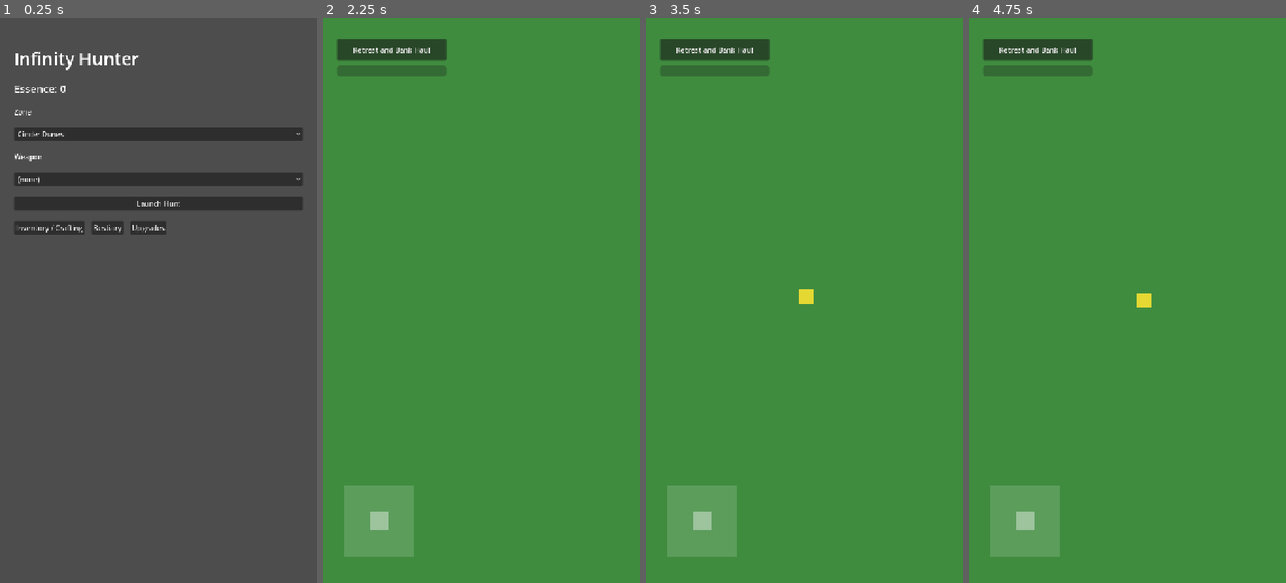
Above: before the commit, frames 1-4 (left to right).
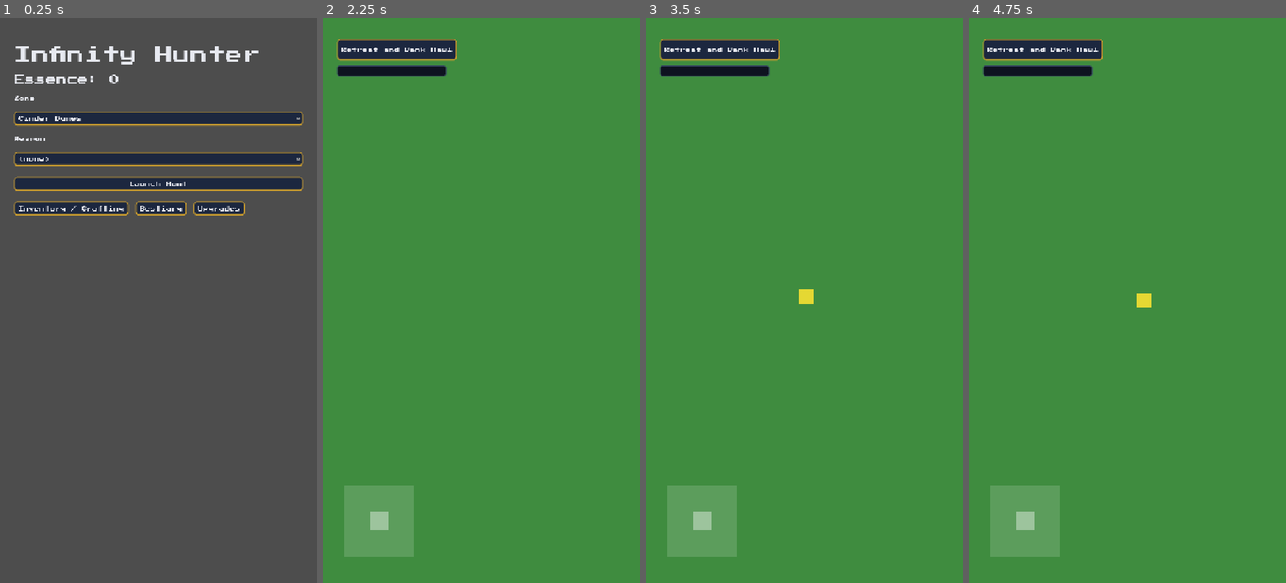
Above: after the commit, the same moments.

Repository: taigamura/infinity-hunter
Game: Godot game, scene res://src/ui/launch/launch_screen.tscn
Same seed, same stepped clock (60 frames per second), same inputs: the game is played once before the commit and once after it.
Inputs (mouse positions are in pixels of both pictures, inside the frame that each line leads up to):
- Up to frame 1 (0.25 s): no input
- Up to frame 2 (2.25 s): click "Launch Hunt" at 0.5 s; click "Retreat and Bank Haul" at 1.25 s; click "Launch Hunt" at 2 s
- Up to frame 3 (3.5 s): drag from (703, 520) to (836, 176) at 2.77 s
- Up to frame 4 (4.75 s): drag from (1064, 328) to (1111, 413) at 3.52 s; tap Enter at 4.25 s; move the mouse to (1159, 176) at 4.27 s; hold Right (ui_right) from 4.28 s (still down)

The runs differ from the first frame. In frame 1, 12% of the frame differs, in the area x 4-96%, y 5-39%; in frame 2, 2.1%; in frame 3, 2.1%; in frame 4, 2.1%.

Commit message:
Theme foundation: vendor OFL fonts, project pixel Theme, scene-smoke + screenshot harness (#28)
Vendors Press Start 2P (headers/buttons) and VT323 (body text), builds a
project-wide pixel Theme (navy panels, gold accent, beveled buttons,
bordered ProgressBar) set as gui/theme/custom, and adds
tests/unit/test_scenes_smoke.gd instantiating every screen to assert the
theme/fonts are inherited. scripts/screenshot.sh + scripts/_screenshot_runner.gd
render each screen to PNG under xvfb-run (gl_compatibility) for out-of-band
visual review; not part of the test gate.

Diff:
--- /dev/null
+++ b/assets/theme/_gen/build_theme.gd
@@ -0,0 +1,148 @@
+# Builds assets/theme/pixel_theme.tres — the project-wide pixel-art Theme
+# (issue #28). Constructed in code (rather than hand-writing the .tres text
+# format) so the StyleBox/font wiring is easy to review and regenerate; run
+# once via:
+#   godot --headless --path . --script res://assets/theme/_gen/build_theme.gd
+# Mirrors the assets/weapons/_gen/ convention: a small generator kept next to
+# its output for reproducibility.
+extends SceneTree
+
+const PRESS_START := "res://assets/fonts/press_start_2p/PressStart2P-Regular.woff2"
+const VT323 := "res://assets/fonts/vt323/VT323-Regular.woff2"
+const OUT_PATH := "res://assets/theme/pixel_theme.tres"
+
+# Dark-navy panel palette, gold #f5c542 primary accent.
+const COLOR_BG_NAVY := Color("#0e1220")
+const COLOR_PANEL := Color("#121a2c")
+const COLOR_PANEL_BORDER := Color("#33415e")
+const COLOR_GOLD := Color("#f5c542")
+const COLOR_GOLD_DIM := Color("#c79a2e")
+const COLOR_TEXT := Color("#e7e9f0")
+const COLOR_TEXT_DIM := Color("#9aa3b8")
+const COLOR_BUTTON_NORMAL := Color("#1c273f")
+const COLOR_BUTTON_HOVER := Color("#26355a")
+const COLOR_BUTTON_PRESSED := Color("#0f1626")
+const COLOR_BUTTON_DISABLED := Color("#161d2e")
+
+func _initialize() -> void:
+	var theme := Theme.new()
+
+	var press_font: FontFile = load(PRESS_START)
+	var vt_font: FontFile = load(VT323)
+	if press_font == null or vt_font == null:
+		push_error("build_theme: failed to load vendored fonts")
+		quit(1)
+		return
+
+	# Default: Press Start 2P everywhere (headers/labels/buttons). VT323 is
+	# applied to RichTextLabel, which is the one control this UI uses for
+	# larger blocks of descriptive text.
+	theme.default_font = press_font
+	theme.default_font_size = 12
+
+	theme.set_font("font", "Label", press_font)
+	theme.set_font_size("font_size", "Label", 12)
+	theme.set_color("font_color", "Label", COLOR_TEXT)
+
+	theme.set_font("font", "Button", press_font)
+	theme.set_font_size("font_size", "Button", 12)
+	theme.set_color("font_color", "Button", COLOR_TEXT)
+	theme.set_color("font_hover_color", "Button", COLOR_GOLD)
+	theme.set_color("font_pressed_color", "Button", COLOR_GOLD)
+	theme.set_color("font_disabled_color", "Button", COLOR_TEXT_DIM)
+
+	theme.set_font("font", "RichTextLabel", vt_font)
+	theme.set_font_size("normal_font_size", "RichTextLabel", 18)
+	theme.set_color("default_color", "RichTextLabel", COLOR_TEXT)
+
+	theme.set_font("font", "OptionButton", press_font)
+	theme.set_font_size("font_size", "OptionButton", 12)
+	theme.set_color("font_color", "OptionButton", COLOR_TEXT)
+
+	theme.set_font("font", "LineEdit", vt_font)
+	theme.set_font_size("font_size", "LineEdit", 18)
+	theme.set_color("font_color", "LineEdit", COLOR_TEXT)
+
+	# --- Panel: navy fill, lighter border, rounded corners. ---
+	var panel_box := StyleBoxFlat.new()
+	panel_box.bg_color = COLOR_PANEL
+	panel_box.border_color = COLOR_PANEL_BORDER
+	panel_box.set_border_width_all(2)
+	panel_box.set_corner_radius_all(10)
+	panel_box.set_content_margin_all(10)
+	theme.set_stylebox("panel", "Panel", panel_box)
+
+	var panel_container_box := panel_box.duplicate()
+	theme.set_stylebox("panel", "PanelContainer", panel_container_box)
+
+	# --- Button: beveled look via normal/hover/pressed/disabled StyleBoxFlats. ---
+	var btn_normal := StyleBoxFlat.new()
+	btn_normal.bg_color = COLOR_BUTTON_NORMAL
+	btn_normal.border_color = COLOR_GOLD_DIM
+	btn_normal.set_border_width_all(2)
+	btn_normal.border_width_bottom = 4 # beveled: thicker bottom edge reads as depth
+	btn_normal.set_corner_radius_all(6)
+	btn_normal.set_content_margin_all(10)
+
+	var btn_hover := btn_normal.duplicate()
+	btn_hover.bg_color = COLOR_BUTTON_HOVER
+	btn_hover.border_color = COLOR_GOLD
+
+	var btn_pressed := btn_normal.duplicate()
+	btn_pressed.bg_color = COLOR_BUTTON_PRESSED
+	btn_pressed.border_width_bottom = 2
+	btn_pressed.border_width_top = 4 # pressed: bevel flips (looks "pushed in")
+
+	var btn_disabled := btn_normal.duplicate()
+	btn_disabled.bg_color = COLOR_BUTTON_DISABLED
+	btn_disabled.border_color = COLOR_PANEL_BORDER
+
+	var btn_focus := btn_normal.duplicate()
+	btn_focus.border_color = COLOR_GOLD
+	btn_focus.draw_center = false
+
+	theme.set_stylebox("normal", "Button", btn_normal)
+	theme.set_stylebox("hover", "Button", btn_hover)
+	theme.set_stylebox("pressed", "Button", btn_pressed)
+	theme.set_stylebox("disabled", "Button", btn_disabled)
+	theme.set_stylebox("focus", "Button", btn_focus)
+
+	# OptionButton reuses the same beveled family.
+	theme.set_stylebox("normal", "OptionButton", btn_normal)
+	theme.set_stylebox("hover", "OptionButton", btn_hover)
+	theme.set_stylebox("pressed", "OptionButton", btn_pressed)
+	theme.set_stylebox("disabled", "OptionButton", btn_disabled)
+	theme.set_stylebox("focus", "OptionButton", btn_focus)
+
+	# --- ProgressBar: bordered fill + background. ---
+	var progress_bg := StyleBoxFlat.new()
+	progress_bg.bg_color = COLOR_BG_NAVY
+	progress_bg.border_color = COLOR_PANEL_BORDER
+	progress_bg.set_border_width_all(2)
+	progress_bg.set_corner_radius_all(4)
+
+	var progress_fill := StyleBoxFlat.new()
+	progress_fill.bg_color = COLOR_GOLD
+	progress_fill.border_color = COLOR_GOLD_DIM
+	progress_fill.set_border_width_all(2)
+	progress_fill.set_corner_radius_all(4)
+
+	theme.set_stylebox("background", "ProgressBar", progress_bg)
+	theme.set_stylebox("fill", "ProgressBar", progress_fill)
+	theme.set_font("font", "ProgressBar", press_font)
+	theme.set_font_size("font_size", "ProgressBar", 10)
+	theme.set_color("font_color", "ProgressBar", COLOR_TEXT)
+
+	# --- PanelContainer/Control background convenience for full-screen roots. ---
+	var root_box := StyleBoxFlat.new()
+	root_box.bg_color = COLOR_BG_NAVY
+	theme.set_stylebox("panel", "root_background", root_box)
+
+	var err := ResourceSaver.save(theme, OUT_PATH)
+	if err != OK:
+		push_error("build_theme: failed to save theme, error %d" % err)
+		quit(1)
+		return
+
+	print("build_theme: wrote %s" % OUT_PATH)
+	quit(0)
--- /dev/null
+++ b/assets/theme/pixel_theme.tres
@@ -0,0 +1,184 @@
+[gd_resource type="Theme" format=3]
+
+[ext_resource type="FontFile" path="res://assets/fonts/press_start_2p/PressStart2P-Regular.woff2" id="1_8tstd"]
+[ext_resource type="FontFile" path="res://assets/fonts/vt323/VT323-Regular.woff2" id="2_83ckq"]
+
+[sub_resource type="StyleBoxFlat" id="StyleBoxFlat_1lcdb"]
+content_margin_left = 10.0
+content_margin_top = 10.0
+content_margin_right = 10.0
+content_margin_bottom = 10.0
+bg_color = Color(0.08627451, 0.11372549, 0.18039216, 1)
+border_width_left = 2
+border_width_top = 2
+border_width_right = 2
+border_width_bottom = 4
+border_color = Color(0.2, 0.25490198, 0.36862746, 1)
+corner_radius_top_left = 6
+corner_radius_top_right = 6
+corner_radius_bottom_right = 6
+corner_radius_bottom_left = 6
+
+[sub_resource type="StyleBoxFlat" id="StyleBoxFlat_eytb6"]
+content_margin_left = 10.0
+content_margin_top = 10.0
+content_margin_right = 10.0
+content_margin_bottom = 10.0
+bg_color = Color(0.10980392, 0.15294118, 0.24705882, 1)
+draw_center = false
+border_width_left = 2
+border_width_top = 2
+border_width_right = 2
+border_width_bottom = 4
+border_color = Color(0.9607843, 0.77254903, 0.25882354, 1)
+corner_radius_top_left = 6
+corner_radius_top_right = 6
+corner_radius_bottom_right = 6
+corner_radius_bottom_left = 6
+
+[sub_resource type="StyleBoxFlat" id="StyleBoxFlat_d3v4g"]
+content_margin_left = 10.0
+content_margin_top = 10.0
+content_margin_right = 10.0
+content_margin_bottom = 10.0
+bg_color = Color(0.14901961, 0.20784314, 0.3529412, 1)
+border_width_left = 2
+border_width_top = 2
+border_width_right = 2
+border_width_bottom = 4
+border_color = Color(0.9607843, 0.77254903, 0.25882354, 1)
+corner_radius_top_left = 6
+corner_radius_top_right = 6
+corner_radius_bottom_right = 6
+corner_radius_bottom_left = 6
+
+[sub_resource type="StyleBoxFlat" id="StyleBoxFlat_vhj4d"]
+content_margin_left = 10.0
+content_margin_top = 10.0
+content_margin_right = 10.0
+content_margin_bottom = 10.0
+bg_color = Color(0.10980392, 0.15294118, 0.24705882, 1)
+border_width_left = 2
+border_width_top = 2
+border_width_right = 2
+border_width_bottom = 4
+border_color = Color(0.78039217, 0.6039216, 0.18039216, 1)
+corner_radius_top_left = 6
+corner_radius_top_right = 6
+corner_radius_bottom_right = 6
+corner_radius_bottom_left = 6
+
+[sub_resource type="StyleBoxFlat" id="StyleBoxFlat_pl31l"]
+content_margin_left = 10.0
+content_margin_top = 10.0
+content_margin_right = 10.0
+content_margin_bottom = 10.0
+bg_color = Color(0.05882353, 0.08627451, 0.14901961, 1)
+border_width_left = 2
+border_width_top = 4
+border_width_right = 2
+border_width_bottom = 2
+border_color = Color(0.78039217, 0.6039216, 0.18039216, 1)
+corner_radius_top_left = 6
+corner_radius_top_right = 6
+corner_radius_bottom_right = 6
+corner_radius_bottom_left = 6
+
+[sub_resource type="StyleBoxFlat" id="StyleBoxFlat_jw3j0"]
+content_margin_left = 10.0
+content_margin_top = 10.0
+content_margin_right = 10.0
+content_margin_bottom = 10.0
+bg_color = Color(0.07058824, 0.101960786, 0.17254902, 1)
+border_width_left = 2
+border_width_top = 2
+border_width_right = 2
+border_width_bottom = 2
+border_color = Color(0.2, 0.25490198, 0.36862746, 1)
+corner_radius_top_left = 10
+corner_radius_top_right = 10
+corner_radius_bottom_right = 10
+corner_radius_bottom_left = 10
+
+[sub_resource type="StyleBoxFlat" id="StyleBoxFlat_ufrp0"]
+content_margin_left = 10.0
+content_margin_top = 10.0
+content_margin_right = 10.0
+content_margin_bottom = 10.0
+bg_color = Color(0.07058824, 0.101960786, 0.17254902, 1)
+border_width_left = 2
+border_width_top = 2
+border_width_right = 2
+border_width_bottom = 2
+border_color = Color(0.2, 0.25490198, 0.36862746, 1)
+corner_radius_top_left = 10
+corner_radius_top_right = 10
+corner_radius_bottom_right = 10
+corner_radius_bottom_left = 10
+
+[sub_resource type="StyleBoxFlat" id="StyleBoxFlat_swxv0"]
+bg_color = Color(0.05490196, 0.07058824, 0.1254902, 1)
+border_width_left = 2
+border_width_top = 2
+border_width_right = 2
+border_width_bottom = 2
+border_color = Color(0.2, 0.25490198, 0.36862746, 1)
+corner_radius_top_left = 4
+corner_radius_top_right = 4
+corner_radius_bottom_right = 4
+corner_radius_bottom_left = 4
+
+[sub_resource type="StyleBoxFlat" id="StyleBoxFlat_eue0w"]
+bg_color = Color(0.9607843, 0.77254903, 0.25882354, 1)
+border_width_left = 2
+border_width_top = 2
+border_width_right = 2
+border_width_bottom = 2
+border_color = Color(0.78039217, 0.6039216, 0.18039216, 1)
+corner_radius_top_left = 4
+corner_radius_top_right = 4
+corner_radius_bottom_right = 4
+corner_radius_bottom_left = 4
+
+[sub_resource type="StyleBoxFlat" id="StyleBoxFlat_tyq8h"]
+bg_color = Color(0.05490196, 0.07058824, 0.1254902, 1)
+
+[resource]
+default_font = ExtResource("1_8tstd")
+default_font_size = 12
+Button/colors/font_color = Color(0.90588236, 0.9137255, 0.9411765, 1)
+Button/colors/font_disabled_color = Color(0.6039216, 0.6392157, 0.72156864, 1)
+Button/colors/font_hover_color = Color(0.9607843, 0.77254903, 0.25882354, 1)
+Button/colors/font_pressed_color = Color(0.9607843, 0.77254903, 0.25882354, 1)
+Button/font_sizes/font_size = 12
+Button/fonts/font = ExtResource("1_8tstd")
+Button/styles/disabled = SubResource("StyleBoxFlat_1lcdb")
+Button/styles/focus = SubResource("StyleBoxFlat_eytb6")
+Button/styles/hover = SubResource("StyleBoxFlat_d3v4g")
+Button/styles/normal = SubResource("StyleBoxFlat_vhj4d")
+Button/styles/pressed = SubResource("StyleBoxFlat_pl31l")
+Label/colors/font_color = Color(0.90588236, 0.9137255, 0.9411765, 1)
+Label/font_sizes/font_size = 12
+Label/fonts/font = ExtResource("1_8tstd")
+LineEdit/colors/font_color = Color(0.90588236, 0.9137255, 0.9411765, 1)
+LineEdit/font_sizes/font_size = 18
+LineEdit/fonts/font = ExtResource("2_83ckq")
+OptionButton/colors/font_color = Color(0.90588236, 0.9137255, 0.9411765, 1)
+OptionButton/font_sizes/font_size = 12
+OptionButton/fonts/font = ExtResource("1_8tstd")
+OptionButton/styles/disabled = SubResource("StyleBoxFlat_1lcdb")
+OptionButton/styles/focus = SubResource("StyleBoxFlat_eytb6")
+OptionButton/styles/hover = SubResource("StyleBoxFlat_d3v4g")
+OptionButton/styles/normal = SubResource("StyleBoxFlat_vhj4d")
+OptionButton/styles/pressed = SubResource("StyleBoxFlat_pl31l")
+Panel/styles/panel = SubResource("StyleBoxFlat_jw3j0")
+PanelContainer/styles/panel = SubResource("StyleBoxFlat_ufrp0")
+ProgressBar/colors/font_color = Color(0.90588236, 0.9137255, 0.9411765, 1)
+ProgressBar/font_sizes/font_size = 10
+ProgressBar/fonts/font = ExtResource("1_8tstd")
+ProgressBar/styles/background = SubResource("StyleBoxFlat_swxv0")
+ProgressBar/styles/fill = SubResource("StyleBoxFlat_eue0w")
+RichTextLabel/colors/default_color = Color(0.90588236, 0.9137255, 0.9411765, 1)
+RichTextLabel/font_sizes/normal_font_size = 18
+RichTextLabel/fonts/font = ExtResource("2_83ckq")
+root_background/styles/panel = SubResource("StyleBoxFlat_tyq8h")
--- a/project.godot
+++ b/project.godot
@@ -15,6 +15,10 @@
 
 GameState="*res://src/ui/game_state.gd"
 
+[gui]
+
+theme/custom="res://assets/theme/pixel_theme.tres"
+
 [display]
 
 window/size/viewport_width=720
--- /dev/null
+++ b/scripts/_screenshot_runner.gd
@@ -0,0 +1,61 @@
+# Headless-viewport screenshot runner for scripts/screenshot.sh (issue #28).
+# Invoked once per screen via `godot --script res://scripts/_screenshot_runner.gd
+# -- <scene_path> <output_path> [needs_run]`. Renders under xvfb-run with the
+# gl_compatibility renderer since a real window (not --headless) is required
+# to produce pixels; --headless alone cannot rasterize a viewport.
+extends SceneTree
+
+var _frame_count := 0
+var _output_path := ""
+
+func _initialize() -> void:
+	var args := OS.get_cmdline_user_args()
+	if args.size() < 2:
+		push_error("usage: _screenshot_runner.gd -- <scene_path> <output_path> [needs_run]")
+		quit(1)
+		return
+	var scene_path: String = args[0]
+	_output_path = args[1]
+	var needs_run: bool = args.size() > 2 and args[2] == "1"
+
+	# Referenced via get_node(), not the bare "GameState" identifier: this
+	# script IS the entry point passed to --script, so it compiles before the
+	# engine finishes registering autoload globals (unlike scripts loaded at
+	# runtime, e.g. by tests/run_tests.gd, where the identifier works fine).
+	var game_state: Node = root.get_node("GameState")
+	if game_state.zones.is_empty():
+		game_state._ready()
+	if needs_run:
+		var zone_id: String = game_state.zones.keys()[0]
+		game_state.current_run = RunState.start(zone_id, "", {}, RunState.DEFAULT_HUNTS)
+		var monster_id: String = game_state.monsters.keys()[0]
+		game_state.pending_monster = game_state.monsters[monster_id]
+
+	var packed: PackedScene = load(scene_path)
+	if packed == null:
+		push_error("failed to load scene: %s" % scene_path)
+		quit(1)
+		return
+	root.add_child(packed.instantiate())
+	process_frame.connect(_on_frame)
+
+func _on_frame() -> void:
+	# A couple of frames so _ready()-deferred layout settles before capture.
+	_frame_count += 1
+	if _frame_count < 3:
+		return
+	var dir := _output_path.get_base_dir()
+	if dir != "" and not DirAccess.dir_exists_absolute(dir):
+		DirAccess.make_dir_recursive_absolute(dir)
+	var texture := root.get_texture()
+	var image: Image = texture.get_image() if texture != null else null
+	if image == null:
+		push_error("no renderable viewport texture (must run under a real display, e.g. xvfb-run + --rendering-method gl_compatibility, not plain --headless)")
+		quit(1)
+		return
+	var err := image.save_png(_output_path)
+	if err != OK:
+		push_error("failed to save png: %s (err %d)" % [_output_path, err])
+		quit(1)
+		return
+	quit(0)
--- /dev/null
+++ b/tests/unit/test_scenes_smoke.gd
@@ -0,0 +1,130 @@
+# Scene-smoke tests (issue #28) — the highest UI seam achievable headless.
+# Instantiates every screen scene, runs its _ready() clean (with minimal
+# GameState set up for the combat/overworld overlays), and asserts the
+# project-wide pixel Theme is applied and the vendored fonts load. This does
+# NOT assert pixels/layout — aesthetics are reviewed via scripts/screenshot.sh
+# out-of-band. Later slices (#29-#31) extend this file's assertions for the
+# screen they restructure.
+extends "res://tests/test_case.gd"
+
+const PIXEL_THEME_PATH := "res://assets/theme/pixel_theme.tres"
+const PRESS_START_PATH := "res://assets/fonts/press_start_2p/PressStart2P-Regular.woff2"
+const VT323_PATH := "res://assets/fonts/vt323/VT323-Regular.woff2"
+
+const LAUNCH_SCENE := "res://src/ui/launch/launch_screen.tscn"
+const OVERWORLD_SCENE := "res://src/ui/overworld/overworld_screen.tscn"
+const COMBAT_SCENE := "res://src/ui/combat/combat_screen.tscn"
+const INVENTORY_SCENE := "res://src/ui/inventory/inventory_screen.tscn"
+const BESTIARY_SCENE := "res://src/ui/bestiary/bestiary_screen.tscn"
+const META_SCENE := "res://src/ui/meta/meta_screen.tscn"
+
+# Clean any run state left by a previous test so screens that don't touch
+# GameState.current_run/pending_monster aren't affected by ones that do.
+# Also ensures GameState's content/save/inventory are loaded: GameState is an
+# autoload so it's already in the SceneTree by the time this script runs, but
+# headless `--script` runs (tests/run_tests.gd) never flush the deferred
+# NOTIFICATION_READY that would normally call its _ready() — so without this,
+# GameState.zones/monsters/inventory are all still empty/null. Force it once
+# here rather than relying on engine frame timing every screen depends on.
+func before_each() -> void:
+	if GameState.zones.is_empty():
+		GameState._ready()
+	GameState.current_run = null
+	GameState.pending_monster = null
+
+func after_each() -> void:
+	GameState.current_run = null
+	GameState.pending_monster = null
+
+func _tree() -> SceneTree:
+	return Engine.get_main_loop()
+
+func _instantiate(scene_path: String) -> Node:
+	var packed: PackedScene = load(scene_path)
+	assert_not_null(packed, "failed to load %s" % scene_path)
+	var node: Node = packed.instantiate()
+	_tree().root.add_child(node)
+	return node
+
+func _cleanup(node: Node) -> void:
+	if node == null:
+		return
+	_tree().root.remove_child(node)
+	node.free()
+
+func _setup_minimal_run() -> void:
+	# Minimal GameState for the combat/overworld overlays: a live RunState in
+	# a real zone plus a pending_monster pulled from loaded content, per the
+	# combat/overworld screens' _ready() dependencies (see run_state.gd /
+	# game_state.gd).
+	var zone_id: String = GameState.zones.keys()[0]
+	GameState.current_run = RunState.start(zone_id, "", {}, RunState.DEFAULT_HUNTS)
+	var monster_id: String = GameState.monsters.keys()[0]
+	GameState.pending_monster = GameState.monsters[monster_id]
+
+# --- Theme / font foundation -------------------------------------------------
+
+func test_project_theme_is_pixel_theme() -> void:
+	var project_theme: Theme = ThemeDB.get_project_theme()
+	assert_not_null(project_theme, "ThemeDB.get_project_theme() must be non-null")
+	var pixel_theme: Theme = load(PIXEL_THEME_PATH)
+	assert_not_null(pixel_theme, "pixel_theme.tres must load")
+	assert_eq(project_theme.resource_path, pixel_theme.resource_path,
+		"project default GUI theme must be assets/theme/pixel_theme.tres")
+
+func test_vendored_fonts_load() -> void:
+	var press_font: Resource = load(PRESS_START_PATH)
+	assert_not_null(press_font, "Press Start 2P must load")
+	assert_true(press_font is FontFile, "Press Start 2P must load as a FontFile")
+
+	var vt_font: Resource = load(VT323_PATH)
+	assert_not_null(vt_font, "VT323 must load")
+	assert_true(vt_font is FontFile, "VT323 must load as a FontFile")
+
+# --- Screen smoke: instantiate, _ready() runs clean, theme inherited --------
+
+func _assert_control_inherits_project_theme(control: Control) -> void:
+	assert_true(control is Control, "screen root must be a Control")
+	assert_true(control.theme == null,
+		"screen root must not set a per-scene theme override (inherits the project theme)")
+
+func test_launch_screen_smoke() -> void:
+	var screen: Control = _instantiate(LAUNCH_SCENE)
+	_assert_control_inherits_project_theme(screen)
+	_cleanup(screen)
+
+func test_inventory_screen_smoke() -> void:
+	var screen: Control = _instantiate(INVENTORY_SCENE)
+	_assert_control_inherits_project_theme(screen)
+	_cleanup(screen)
+
+func test_bestiary_screen_smoke() -> void:
+	var screen: Control = _instantiate(BESTIARY_SCENE)
+	_assert_control_inherits_project_theme(screen)
+	_cleanup(screen)
+
+func test_meta_screen_smoke() -> void:
+	var screen: Control = _instantiate(META_SCENE)
+	_assert_control_inherits_project_theme(screen)
+	_cleanup(screen)
+
+func test_combat_screen_smoke() -> void:
+	_setup_minimal_run()
+	var screen: Control = _instantiate(COMBAT_SCENE)
+	_assert_control_inherits_project_theme(screen)
+	_cleanup(screen)
+
+func test_overworld_screen_smoke() -> void:
+	_setup_minimal_run()
+	var screen: Node2D = _instantiate(OVERWORLD_SCENE)
+	assert_true(screen is Node2D, "overworld screen root is a Node2D")
+	# The overworld's HUD lives under its %UI CanvasLayer; those Control
+	# children inherit the project theme the same way the full-Control
+	# screens do.
+	var ui_layer: CanvasLayer = screen.get_node("%UI")
+	assert_not_null(ui_layer, "overworld %UI CanvasLayer must exist")
+	var retreat_button: Button = screen.get_node("%RetreatButton")
+	assert_not_null(retreat_button, "overworld %RetreatButton must exist")
+	assert_true(retreat_button.theme == null,
+		"overworld HUD controls must not set a per-scene theme override")
+	_cleanup(screen)
Not shown, added: assets/fonts/press_start_2p/OFL.txt
Binary file added: assets/fonts/press_start_2p/PressStart2P-Regular.woff2
Not shown, added: assets/fonts/vt323/OFL.txt
Binary file added: assets/fonts/vt323/VT323-Regular.woff2
Not shown, added: assets/theme/_gen/build_theme.gd.uid
Not shown, added: scripts/_screenshot_runner.gd.uid
Not shown, added: tests/unit/test_scenes_smoke.gd.uid
Not shown, added: scripts/screenshot.sh
